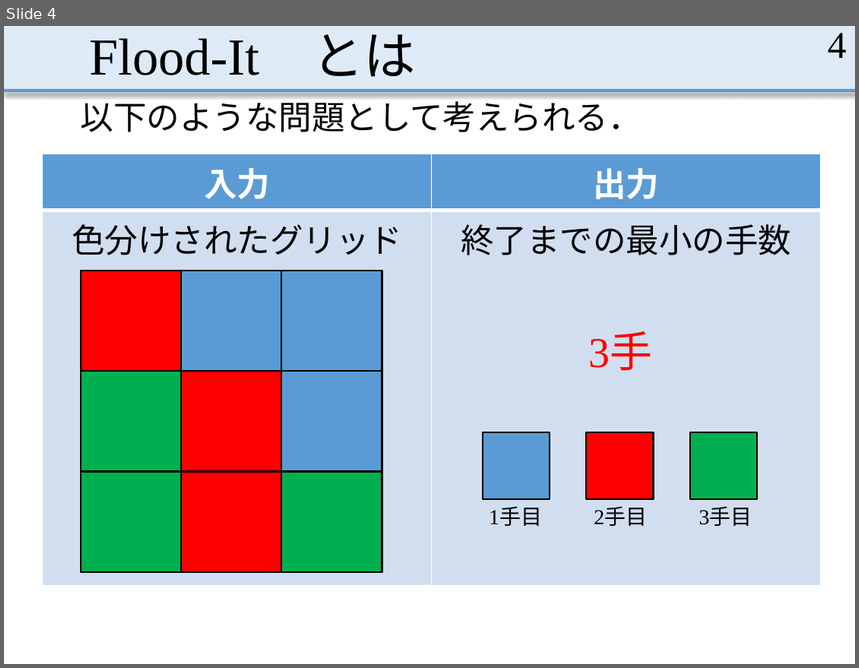
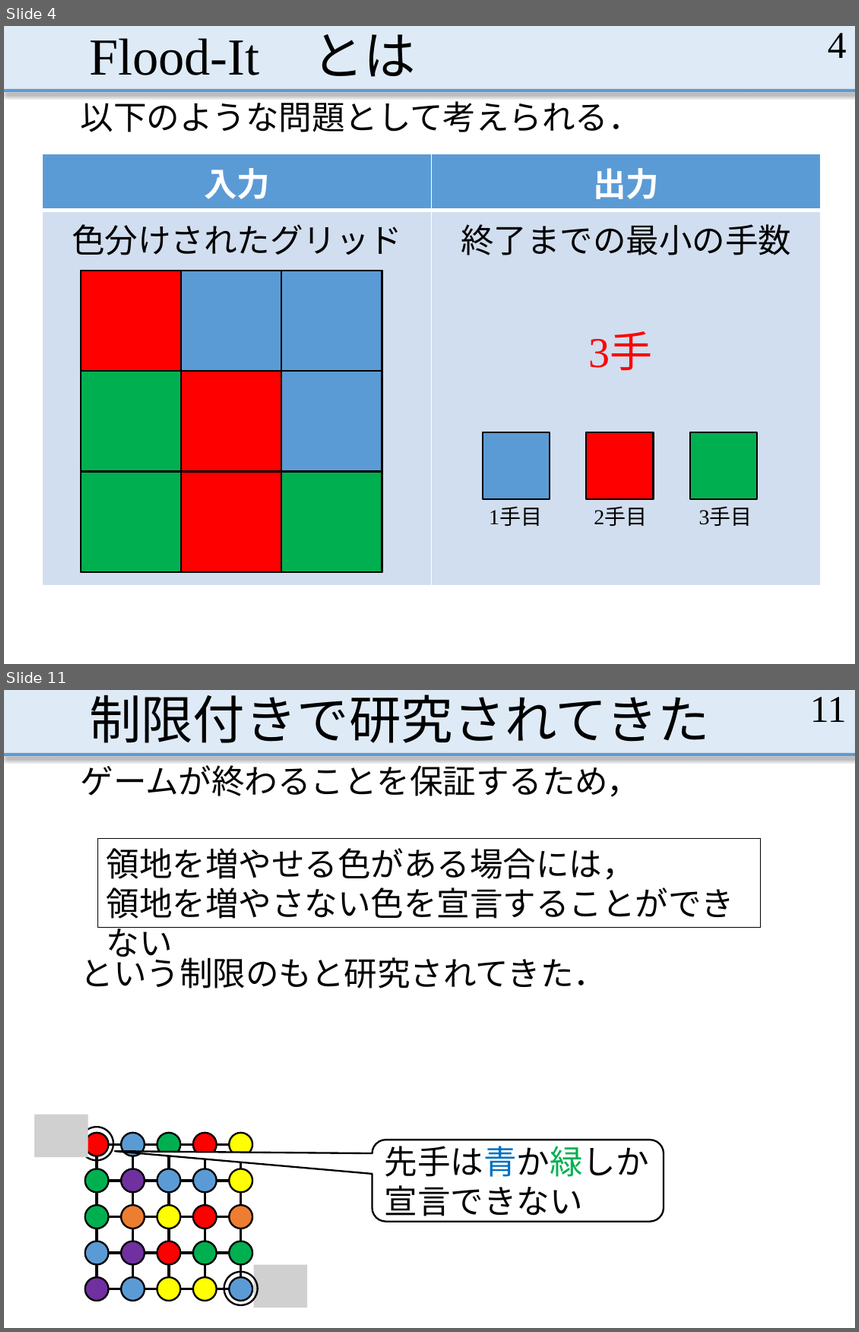
Before and after one commit to MasayaOda/SR, a slide deck: 191120oda.pptx. Shown one above the other, each under a label of ours: slide 4 before the commit, slides 4 and 11 after it; the slides between them are not shown. The pictures are 859x668 and 859x1332 pixels, drawn with LibreOffice and Linux fonts; fonts in the diff are those of the drawing; grey boxes stand for pictures. Boxes give left, top, right and bottom in pixels: in the first picture for what was removed or moved away, otherwise in the second. Text is boxed around its words. In the diff, an @@ line names an element or a change of style, - is before the commit and + after.

```diff
--- a/191120oda.pptx
+++ b/191120oda.pptx
@@ slide 11 added at (x1=4, y1=690, x2=855, y2=1328), background #FFFFFF; not listed: 2 template elements that a slide beside it also shows @@
@@ title added at (x1=89, y1=695, x2=710, y2=743), 44 pt, text #000000 @@
+制限付きで研究されてきた
@@ page number added at (x1=810, y1=697, x2=847, y2=722), 32 pt, text #000000 @@
+11
@@ text added at (x1=81, y1=760, x2=640, y2=797), 28 pt, text #000000 @@
+ゲームが終わることを保証するため，
@@ rectangle added at (x1=98, y1=839, x2=762, y2=927), outline #000000 0.75 pt, 28 pt, text #000000 @@
+領地を増やせる色がある場合には，
+領地を増やさない色を宣言することができない
@@ text added at (x1=81, y1=952, x2=607, y2=989), 28 pt, text #000000 @@
+という制限のもと研究されてきた．
@@ picture added at (x1=34, y1=1115, x2=88, y2=1157) @@
@@ ellipse added at (x1=80, y1=1128, x2=113, y2=1160), outline #000000 1.5 pt @@
@@ rounded speech box added at (x1=373, y1=1140, x2=664, y2=1222), fill #FFFFFF, outline #000000 1.5 pt, 28 pt, text #000000 @@
+先手は青か緑しか宣言できない
@@ ellipse added at (x1=224, y1=1272, x2=258, y2=1306), outline #000000 1.5 pt @@
@@ group added at (x1=85, y1=1132, x2=253, y2=1301): 25 ellipses, 10 lines @@
@@ picture added at (x1=253, y1=1265, x2=307, y2=1307) @@
```
Also in this commit, not shown: 12 slides changed, 46 other slides added, 2 slides removed, 1 other file.
